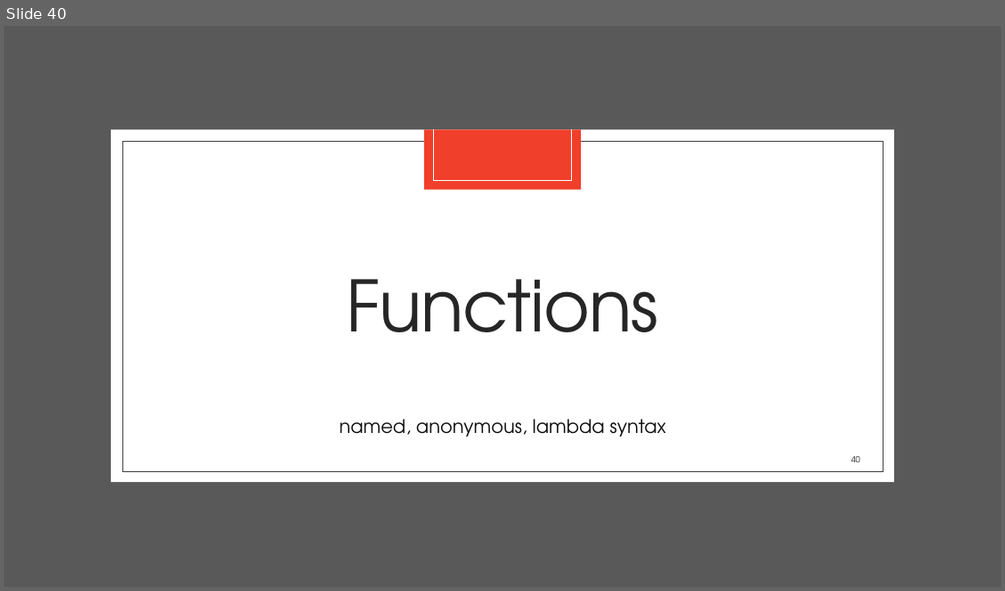
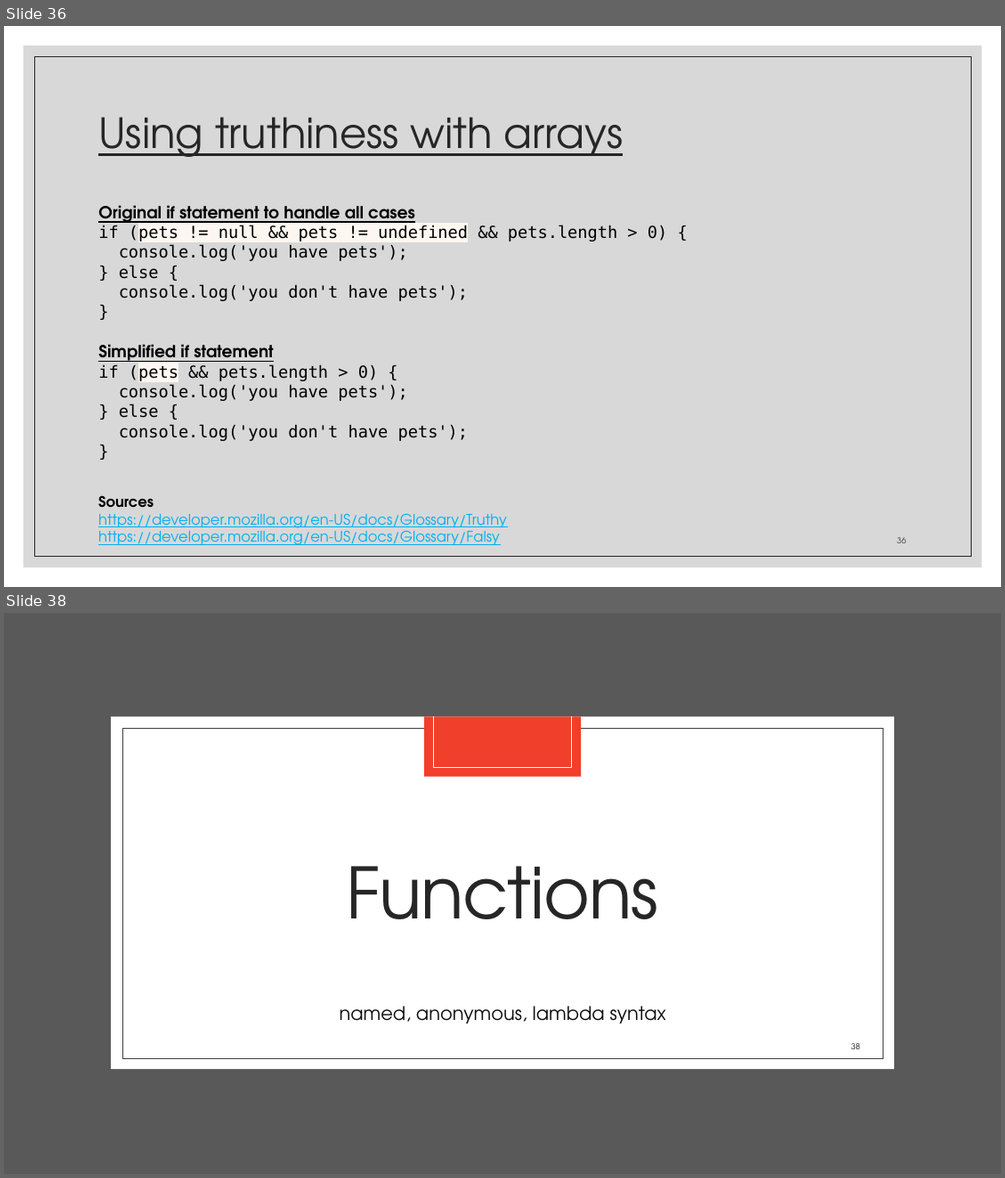
Before and after one commit to zackstotts/base-node-curriculum, a slide deck: unit_00/html_review/04 JavaScript.pptx. Shown one above the other, each under a label of ours: slide 40 before the commit, slides 36 and 38 after it; the slides between them are not shown. The pictures are 1005x591 and 1005x1178 pixels, drawn with LibreOffice and Linux fonts; fonts in the diff are those of the drawing. Boxes give left, top, right and bottom in pixels: in the first picture for what was removed or moved away, otherwise in the second. Text is boxed around its words. In the diff, an @@ line names an element or a change of style, - is before the commit and + after.

```diff
--- a/unit_00/html_review/04 JavaScript.pptx
+++ b/unit_00/html_review/04 JavaScript.pptx
@@ slide 36 added at [4,26,1001,587], background #FFFFFF @@
@@ rectangle added at [24,46,982,567], fill #BFBFBF at 60% opacity @@
@@ rectangle added at [34,56,971,556], outline #262626 0.5 pt @@
@@ title added at [98,117,623,157], 40 pt, text #262626, underline @@
+Using truthiness with arrays
@@ text added at [98,205,667,441], 16 pt, text #000000 @@
+Original if statement to handle all cases
+if (pets != null && pets != undefined && pets.length > 0) {
+console.log('you have pets');
+} else {
+console.log('you don't have pets');
+}
+Simplified if statement
+if (pets && pets.length > 0) {
+console.log('you have pets');
+} else {
+console.log('you don't have pets');
+}
@@ text added at [98,495,507,545], 14 pt, text #00B0F0, underline @@
+Sources
+https://developer.mozilla.org/en-US/docs/Glossary/Truthy
+https://developer.mozilla.org/en-US/docs/Glossary/Falsy
@@ page number added at [897,537,906,543], 8 pt, text #404040 @@
+36
@@ what was slide 40 is now slide 38 @@
@@ page number at [851,1043,860,1049]: text changed @@
-40
+38
```
Also in this commit, not shown: 13 slides changed, 24 other slides added, 28 slides removed.
